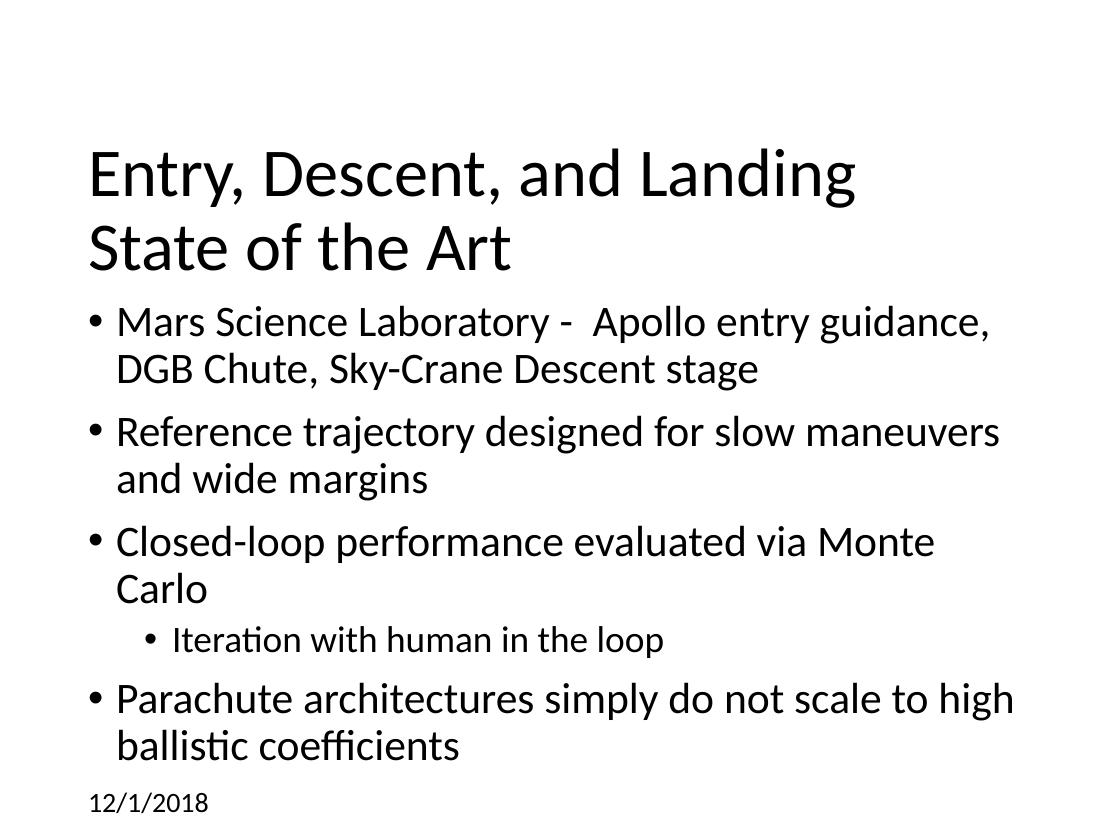
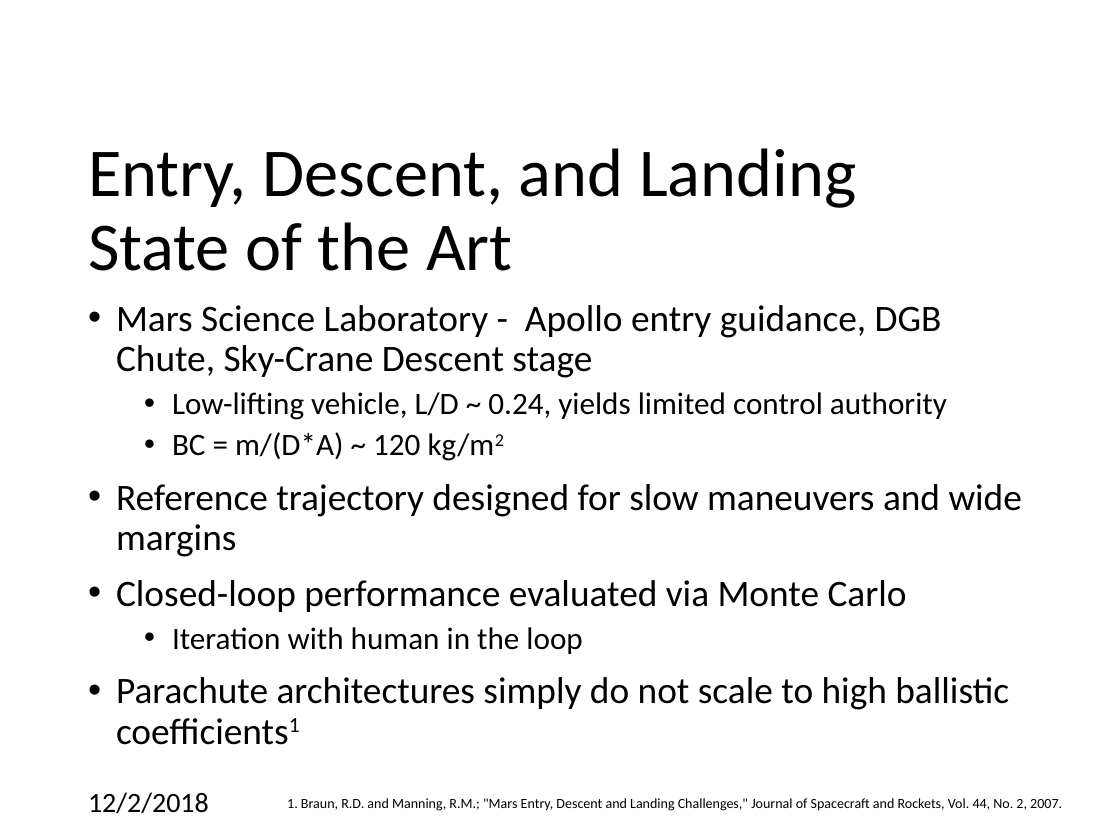
Before and after one commit to CDNoyes/EDL-Py, a slide deck: slide 4 of Documents/Qual Exam.pptx. Drawn at 1120x840 pixels with LibreOffice and Linux fonts; fonts in the diff are those of the drawing; background and template pictures are left out. Boxes give left, top, right and bottom in pixels: in the first picture for what was removed or moved away, otherwise in the second. Text is boxed around its words. In the diff, an @@ line names an element or a change of style, - is before the commit and + after.

```diff
--- a/Documents/Qual Exam.pptx
+++ b/Documents/Qual Exam.pptx
@@ text at box(116, 305, 1022, 654): size 28 to 24 pt in "Mars Science Laboratory - Apollo entry guidance, ...", "Reference trajectory designed for slow maneuvers and ...", "Closed-loop performance evaluated via Monte Carlo"; size 24 to 20 pt in "Iteration with human in the loop" @@
@@ text at box(172, 392, 947, 461): paragraphs added @@
+  • Low-lifting vehicle, L/D ~ 0.24, yields limited control authority
+  • BC = m/(D*A) ~ 120 kg/m2
@@ text at box(116, 677, 1009, 710): text changed; size 28 to 24 pt @@
-• Parachute architectures simply do not scale to high ballistic coefficients
+• Parachute architectures simply do not scale to high ballistic coefficients1
@@ text at box(88, 792, 209, 814): text changed @@
-12/1/2018
+12/2/2018
@@ text added at box(287, 798, 1062, 811), 9 pt, text #000000 @@
+1. Braun, R.D. and Manning, R.M.; "Mars Entry, Descent and Landing Challenges," Journal of Spacecraft and Rockets, Vol. 44, No. 2, 2007.
```
Also in this commit, not shown: 38 other slides changed, 6 slides added, 1 slide removed.
